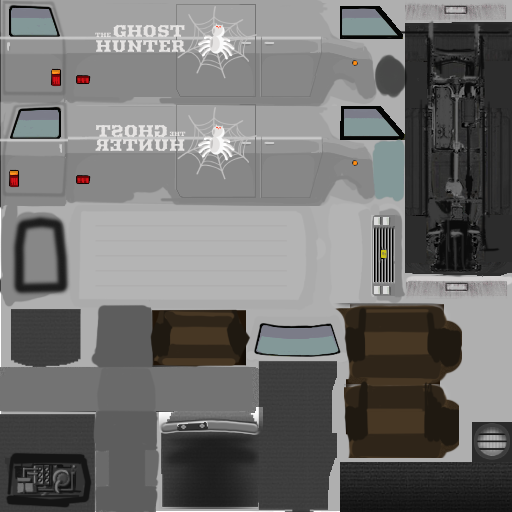
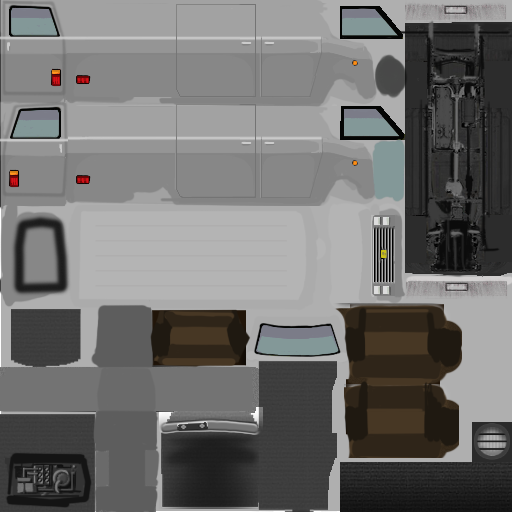
Layers edited between the first and the second w=512, h=512 image:
hid group "sticker copy 3" (3rd of 3, in "white") (3 layers) over [95, 107, 257, 180]
hid group "sticker copy 2" (3rd of 3, in "white") (3 layers) over [95, 6, 257, 79]
